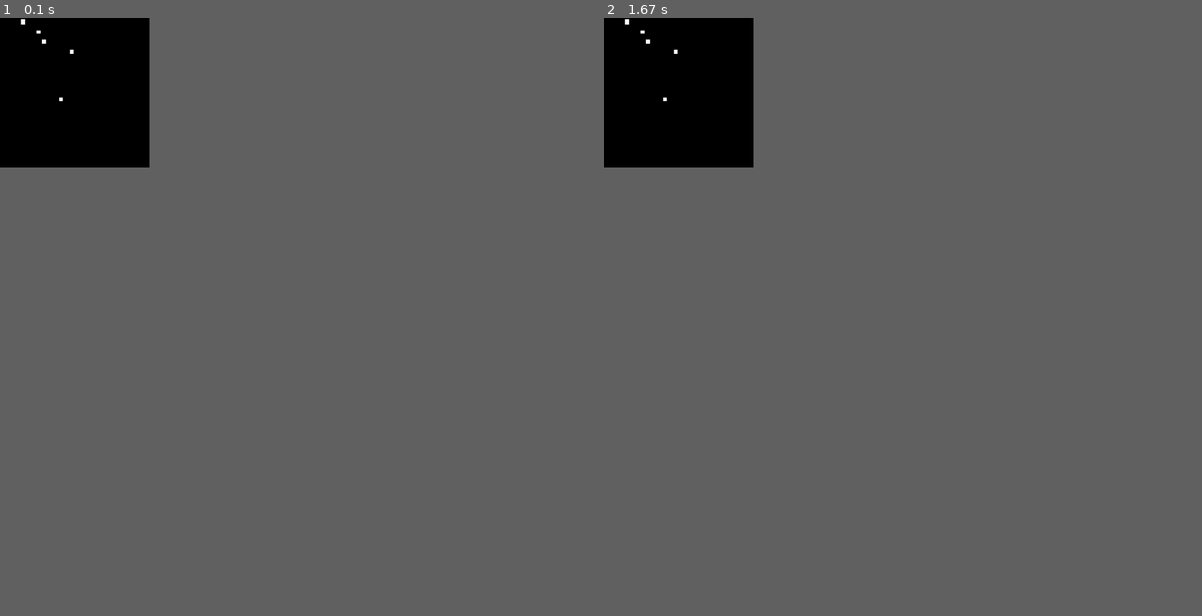
Above: before the commit, frames 1-2 (left to right).
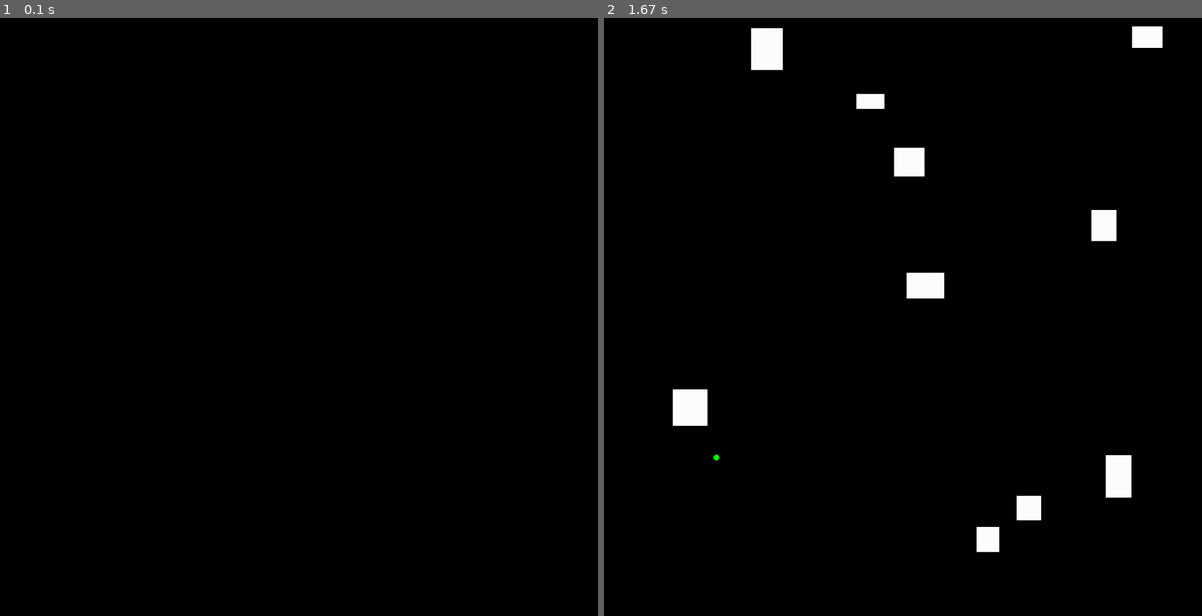
Above: after the commit, the same moments.

Repository: tjacek/planning
Game: pygame game, started from pygame/square.py
The game is run twice, just before and just after one commit, with the same random seed, the same clock (stepped at 60 frames per second) and the same inputs.
Inputs (mouse positions are in pixels of both pictures, inside the frame that each line leads up to):
- Up to frame 1 (0.1 s): no input
- Up to frame 2 (1.67 s): press the mouse at (759, 322) at 0.37 s; move the mouse to (861, 382) at 0.47 s; release the mouse at (962, 448) at 0.6 s; click (717, 454) at 0.85 s; move the mouse to (914, 113) at 1.17 s; click (914, 113) at 1.45 s
The window is 225x225 before the commit and 900x900 after it. Grey fills any space a smaller window leaves; there, only what the larger window draws over its background counts as a difference.

The runs differ from the first frame. In frame 1, less than 0.1% of the frame differs, in the area x 3-13%, y 0-14%; in frame 2, 2.5%, in the area x 3-94%, y 0-90%.

Commit message:
click event

Diff:
--- a/pygame/square.py
+++ b/pygame/square.py
@@ -16,9 +16,9 @@
             pygame.draw.rect(window, color, rect_i)
 
 pygame.init()
-window = pygame.display.set_mode((250, 250))
+window = pygame.display.set_mode((1000, 1000))
 
-def rect_world(n_rect,bounds=(5,10),world=(130,150)):
+def rect_world(n_rect,bounds=(25,75),world=(900,900)):
     rects=[]
     for i in range(n_rect):
         width,height=np.random.uniform(bounds[0],bounds[1],2)
@@ -27,7 +27,7 @@
         rects.append(pygame.Rect(x,y,width,height))
     return Envir(rects)
 
-envir=rect_world(5)
+envir=rect_world(10)
 
 run = True
 while run:
@@ -36,11 +36,14 @@
             run = False
 
     point = pygame.mouse.get_pos()
-    collide=envir(point)
-    color = (255, 0, 0) if collide else (255, 255, 255)
     window.fill(0)
-    envir.show(window,color)
-    pygame.display.flip()
+    envir.show(window)#,color)
+    pygame.draw.circle(window, (0,255,0),point, 5)
+
+    ev = pygame.event.get()
+    for event in ev:
+        if event.type == pygame.MOUSEBUTTONUP:
+            pygame.display.flip()
 
 pygame.quit()
 exit()
